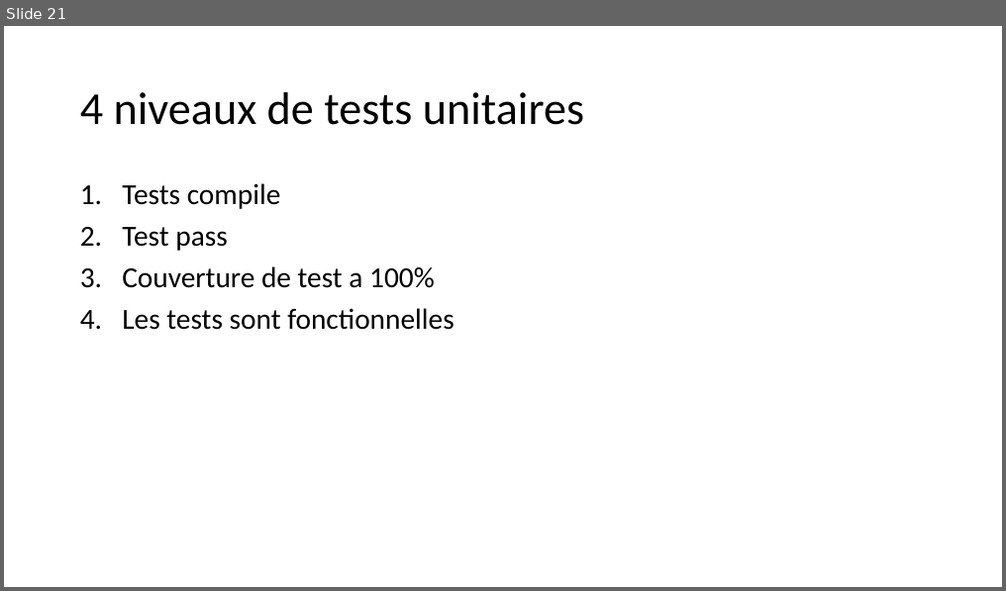
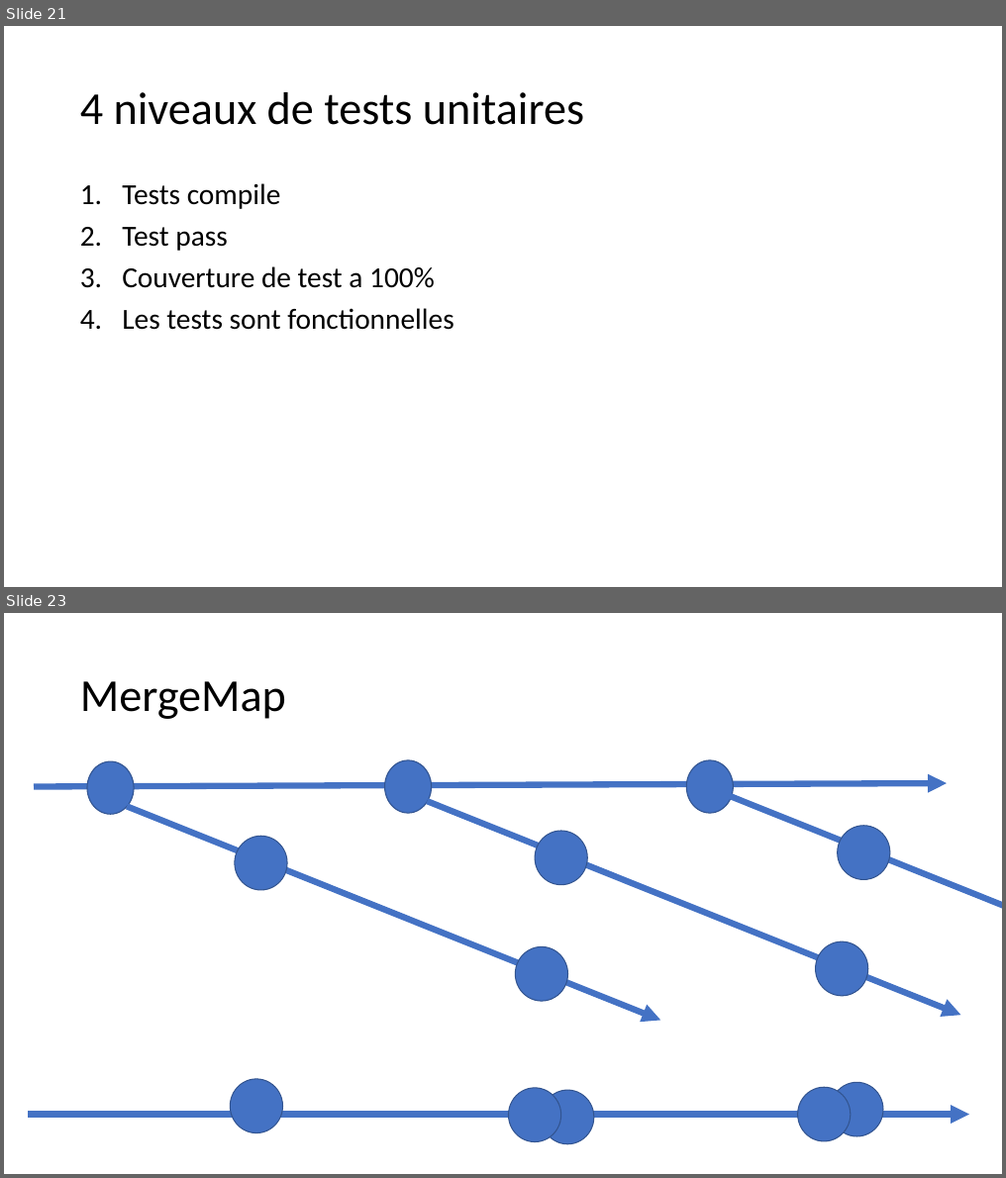
Before and after one commit to jlg-formation/agu-may-2023, a slide deck: Notes.pptx. Shown one above the other, each under a label of ours: slide 21 before the commit, slides 21 and 23 after it; the slides between them are not shown. The pictures are 1006x591 and 1006x1178 pixels, drawn with LibreOffice and Linux fonts; fonts in the diff are those of the drawing. Boxes give left, top, right and bottom in pixels: in the first picture for what was removed or moved away, otherwise in the second. Text is boxed around its words. In the diff, an @@ line names an element or a change of style, - is before the commit and + after.

```diff
--- a/Notes.pptx
+++ b/Notes.pptx
@@ slide 23 added at bbox=[4, 613, 1002, 1174], background #FFFFFF @@
@@ title added at bbox=[80, 681, 286, 719], 44 pt, text #000000 @@
+MergeMap
@@ ellipse added at bbox=[385, 761, 432, 813], fill #4472C4, outline #325491 1 pt @@
@@ ellipse added at bbox=[687, 761, 734, 813], fill #4472C4, outline #325491 1 pt @@
@@ arrow added from (34, 786) to (946, 783), #4472C4 6 pt @@
@@ ellipse added at bbox=[87, 761, 134, 814], fill #4472C4, outline #325491 1 pt @@
@@ arrow added from (127, 807) to (660, 1020), #4472C4 6 pt @@
@@ arrow added from (427, 802) to (960, 1015), #4472C4 6 pt @@
@@ arrow added from (731, 796) to (1002, 1010), #4472C4 6 pt @@
@@ ellipse added at bbox=[235, 836, 287, 890], fill #4472C4, outline #325491 1 pt @@
@@ ellipse added at bbox=[535, 831, 587, 884], fill #4472C4, outline #325491 1 pt @@
@@ ellipse added at bbox=[838, 826, 890, 879], fill #4472C4, outline #325491 1 pt @@
@@ ellipse added at bbox=[515, 947, 567, 1001], fill #4472C4, outline #325491 1 pt @@
@@ ellipse added at bbox=[816, 942, 868, 995], fill #4472C4, outline #325491 1 pt @@
@@ ellipse added at bbox=[230, 1079, 282, 1134], fill #4472C4, outline #325491 1 pt @@
@@ ellipse added at bbox=[798, 1087, 849, 1142], fill #4472C4, outline #325491 1 pt @@
@@ ellipse added at bbox=[831, 1082, 883, 1137], fill #4472C4, outline #325491 1 pt @@
@@ arrow added from (28, 1115) to (969, 1115), #4472C4 6 pt @@
@@ ellipse added at bbox=[509, 1088, 561, 1143], fill #4472C4, outline #325491 1 pt @@
@@ ellipse added at bbox=[542, 1090, 594, 1145], fill #4472C4, outline #325491 1 pt @@
```
Also in this commit, not shown: 1 other slide added.
